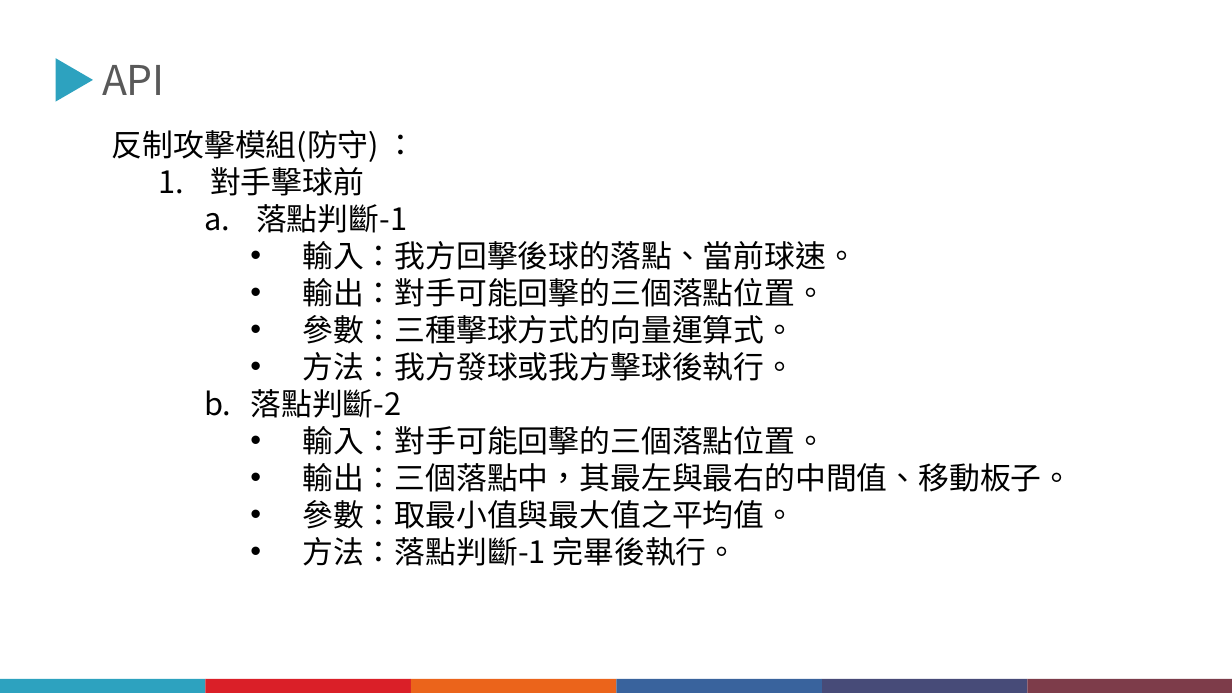
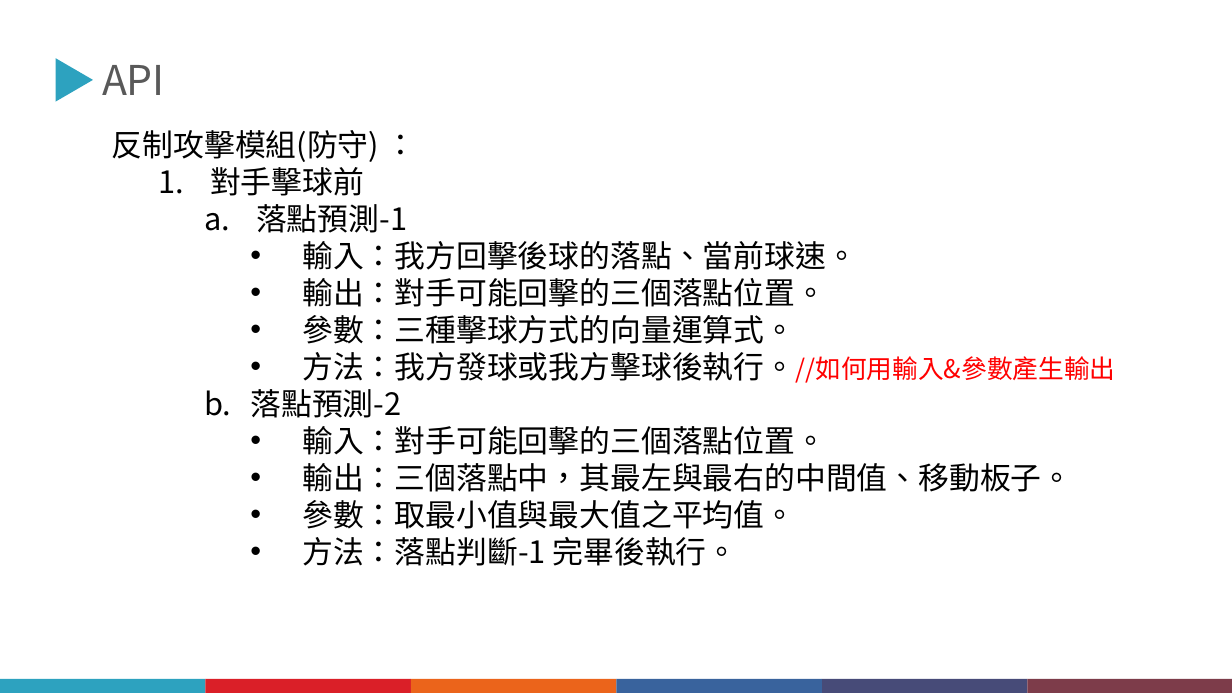
Before and after one commit to JiangXiu01/1091-MachineLearning, a slide deck: slide 9 of Homework4/機器學習HW4-202011242028.pptx. Drawn at 1232x693 pixels with LibreOffice and Linux fonts; fonts in the diff are those of the drawing. Boxes give left, top, right and bottom in pixels: in the first picture for what was removed or moved away, otherwise in the second. Text is boxed around its words. In the diff, an @@ line names an element or a change of style, - is before the commit and + after.

```diff
--- a/Homework4/機器學習HW4-202011242028.pptx
+++ b/Homework4/機器學習HW4-202011242028.pptx
@@ text at [256,204,407,233]: text changed @@
-    a. 落點判斷-1
+    a. 落點預測-1
@@ text at [250,352,1115,418]: text changed @@
-      • 方法：我方發球或我方擊球後執行。
-    b. 落點判斷-2
+      • 方法：我方發球或我方擊球後執行。//如何用輸入&參數產生輸出
+    b. 落點預測-2
```
Also in this commit, not shown: 1 other slide changed, 4 slides added.
